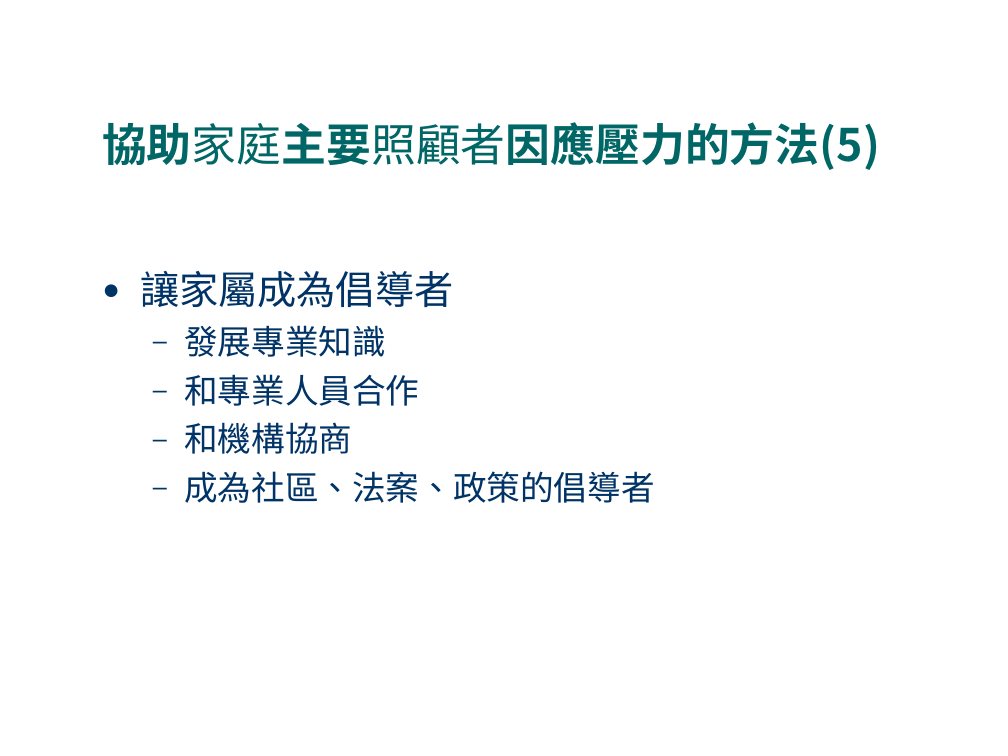
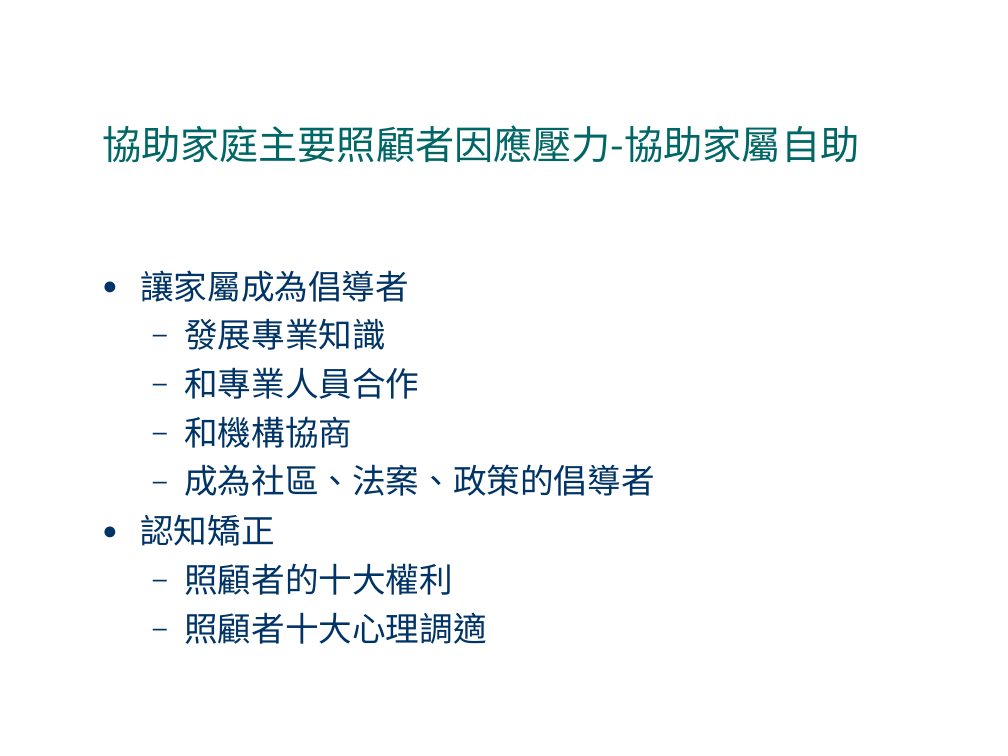
Before and after one commit to fhopecc/stxt, a slide deck: slide 21 of doc/tutorial/home_care.odp. Drawn at 1008x756 pixels with LibreOffice and Linux fonts; fonts in the diff are those of the drawing. Boxes give left, top, right and bottom in pixels: in the first picture for what was removed or moved away, otherwise in the second. Text is boxed around its words. In the diff, an @@ line names an element or a change of style, - is before the commit and + after.

```diff
--- a/doc/tutorial/home_care.odp
+++ b/doc/tutorial/home_care.odp
@@ title at [102,125,859,163]: text changed; size 32 to 28 pt; bold off @@
-協助家庭主要照顧者因應壓力的方法(5)
+協助家庭主要照顧者因應壓力-協助家屬自助
@@ text at [140,270,409,302]: size 28 to 24 pt in "讓家屬成為倡導者" @@
@@ text at [140,514,486,644]: paragraphs added @@
+● 認知矯正
+  – 照顧者的十大權利
+  – 照顧者十大心理調適
```
Also in this commit, not shown: 8 other slides changed.
